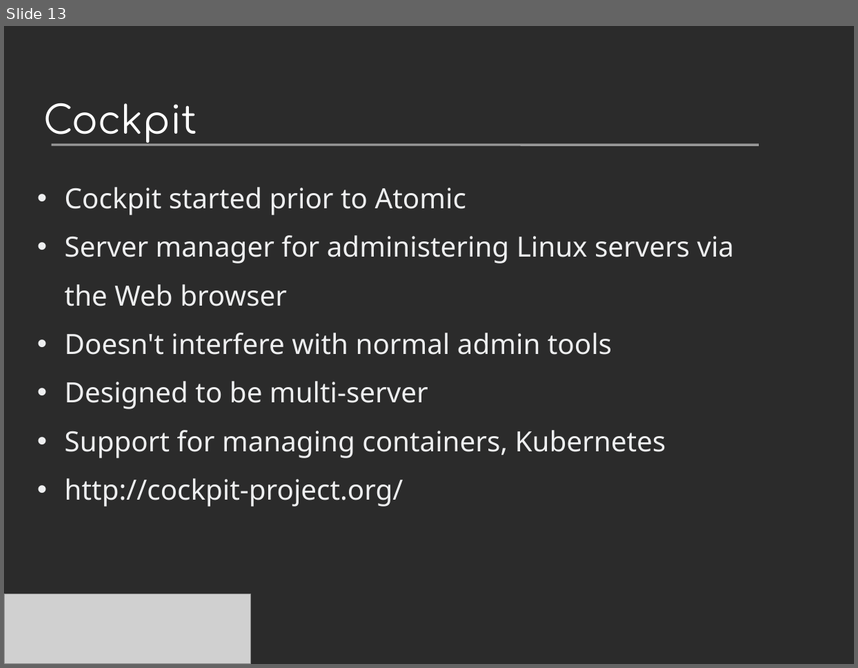
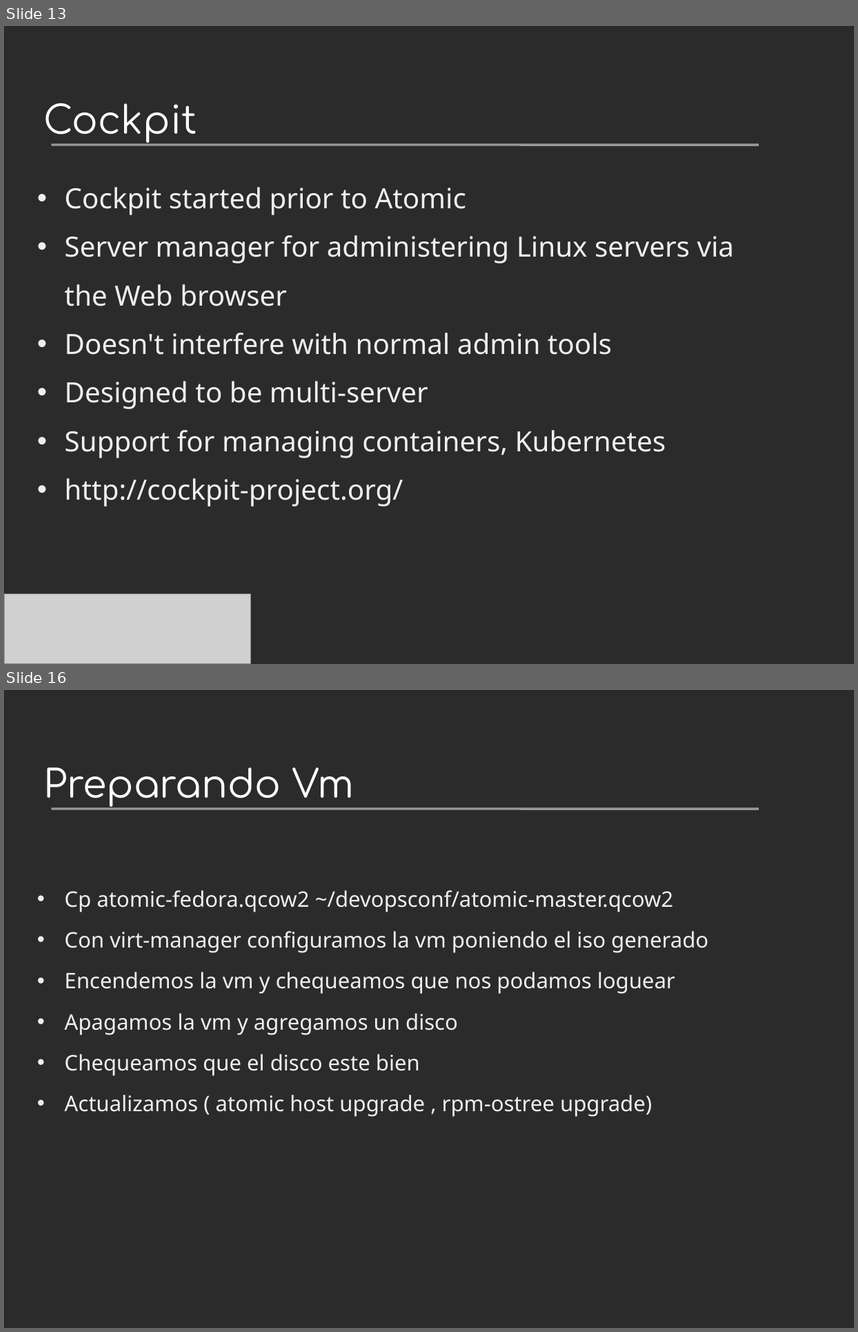
Before and after one commit to villadalmine/arg-fedora, a slide deck: Presentaciones/Devopconf2015/ProyectoAtomic.odp. Shown one above the other, each under a label of ours: slide 13 before the commit, slides 13 and 16 after it; the slides between them are not shown. The pictures are 858x668 and 858x1332 pixels, drawn with LibreOffice and Linux fonts; fonts in the diff are those of the drawing; grey boxes stand for pictures; background and template pictures are left out; a plain dark background stands for a picture behind light text. Boxes give left, top, right and bottom in pixels: in the first picture for what was removed or moved away, otherwise in the second. Text is boxed around its words. In the diff, an @@ line names an element or a change of style, - is before the commit and + after.

```diff
--- a/Presentaciones/Devopconf2015/ProyectoAtomic.odp
+++ b/Presentaciones/Devopconf2015/ProyectoAtomic.odp
@@ slide 16 added at bbox=[4, 690, 854, 1328], background picture (left out); not listed: 1 template element that a slide beside it also shows @@
@@ title added at bbox=[43, 767, 354, 807], 36 pt, text #FFFFFF @@
+Preparando Vm
@@ text added at bbox=[65, 890, 708, 1116], 20 pt, text #EEEFF0 @@
+• Cp atomic-fedora.qcow2 ~/devopsconf/atomic-master.qcow2
+• Con virt-manager configuramos la vm poniendo el iso generado
+• Encendemos la vm y chequeamos que nos podamos loguear
+• Apagamos la vm y agregamos un disco
+• Chequeamos que el disco este bien
+• Actualizamos ( atomic host upgrade , rpm-ostree upgrade)
```
Also in this commit, not shown: 3 slides changed, 20 other slides added, 3 slides removed, 3 other files.
